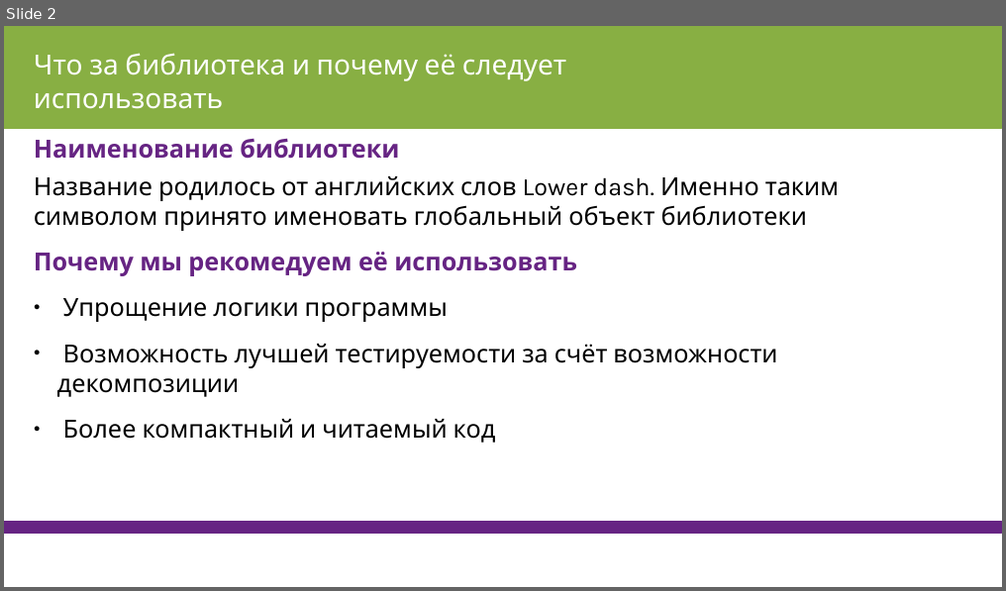
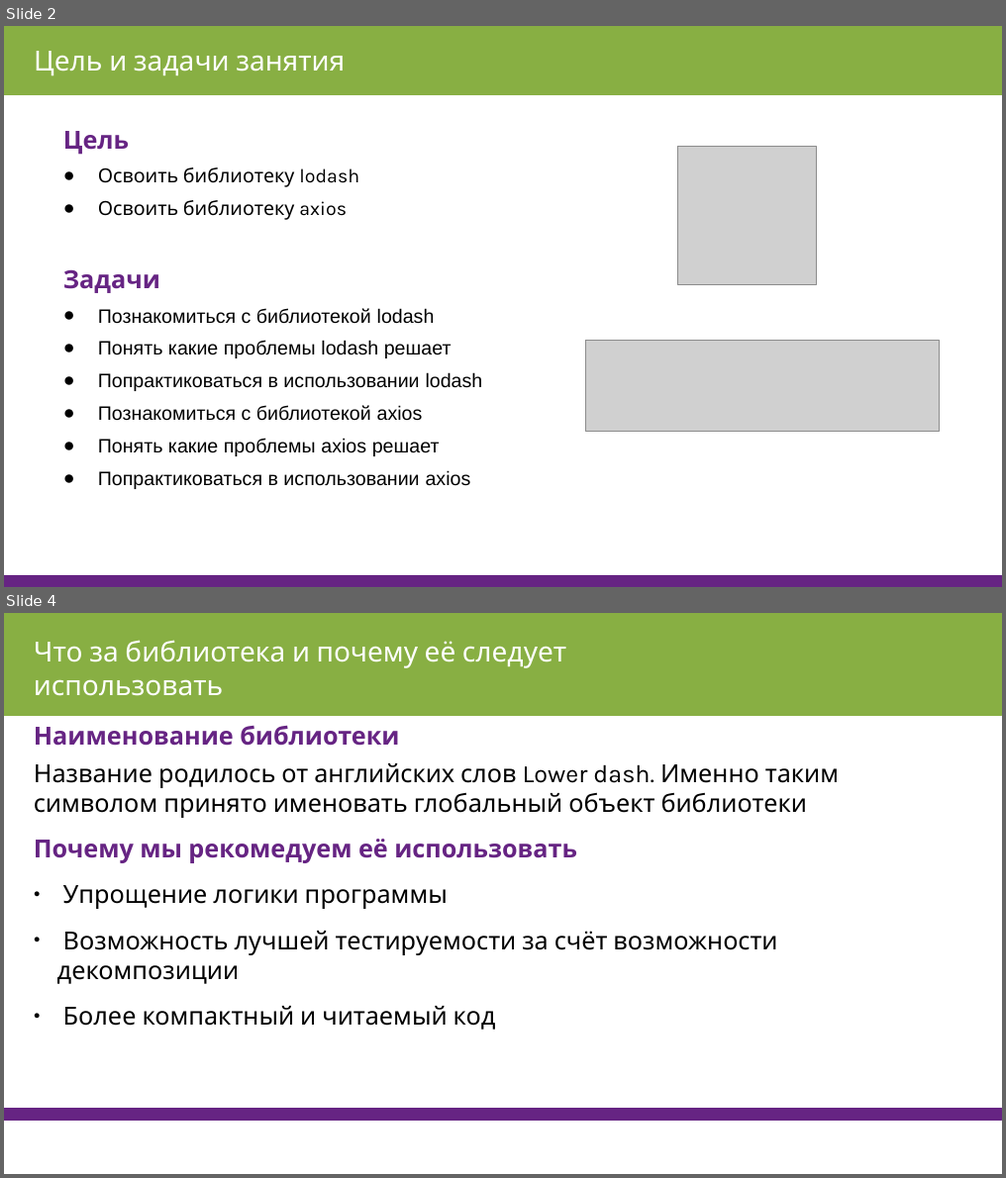
Before and after one commit to AVVlasov/javascript-junior, a slide deck: 2019/IV. Утилитарные библиотеки/2.1 Lodash/Lodash.pptx. Shown one above the other, each under a label of ours: slide 2 before the commit, slides 2 and 4 after it; the slides between them are not shown. The pictures are 1006x591 and 1006x1178 pixels, drawn with LibreOffice and Linux fonts; fonts in the diff are those of the drawing; grey boxes stand for pictures. Boxes give left, top, right and bottom in pixels: in the first picture for what was removed or moved away, otherwise in the second. Text is boxed around its words. In the diff, an @@ line names an element or a change of style, - is before the commit and + after.

```diff
--- a/2019/IV. Утилитарные библиотеки/2.1 Lodash/Lodash.pptx
+++ b/2019/IV. Утилитарные библиотеки/2.1 Lodash/Lodash.pptx
@@ slide 2 added at (x1=4, y1=26, x2=1002, y2=587), background #FFFFFF @@
@@ rectangle added at (x1=4, y1=26, x2=1002, y2=95), fill #88AF43, outline #88AF43 0.75 pt @@
@@ text added at (x1=34, y1=51, x2=345, y2=76), 20 pt, text #FFFFFF @@
+Цель и задачи занятия
@@ text added at (x1=63, y1=131, x2=483, y2=489), 14 pt, text #000000 @@
+Цель
+● Освоить библиотеку lodash
+● Освоить библиотеку axios
+Задачи
+● Познакомиться с библиотекой lodash
+● Понять какие проблемы lodash решает
+● Попрактиковаться в использовании lodash
+● Познакомиться с библиотекой axios
+● Понять какие проблемы axios решает
+● Попрактиковаться в использовании axios
@@ picture added at (x1=677, y1=147, x2=817, y2=285) @@
@@ picture added at (x1=586, y1=341, x2=939, y2=432) @@
@@ rectangle added at (x1=4, y1=575, x2=1002, y2=587), fill #662483, outline #662483 0.75 pt @@
@@ what was slide 2 is now slide 4 @@
```
Also in this commit, not shown: 1 slide changed, 1 other slide added.
